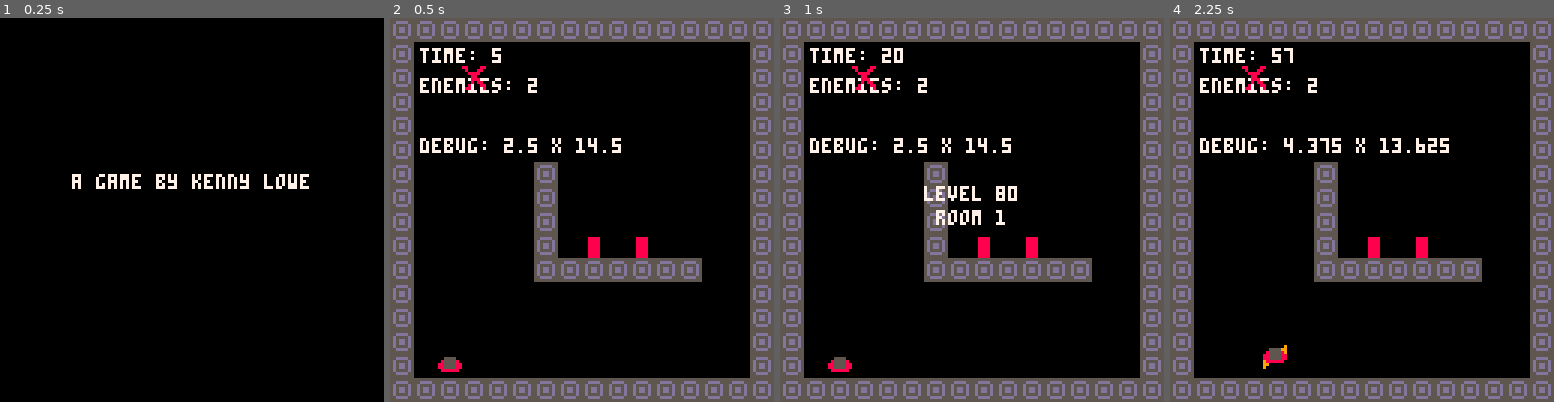
Above: before the commit, frames 1-4 (left to right).
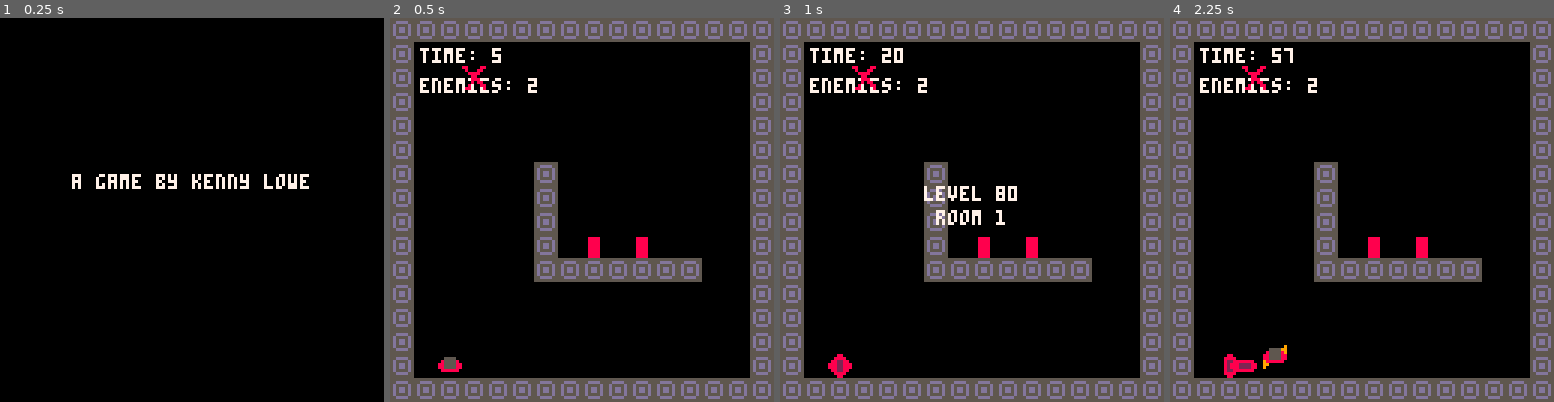
Above: after the commit, the same moments.

Repository: RachelKLowe/dgen
Game: PICO-8 cartridge dgen.p8
Two runs of this game, one before a commit and one after it. Both use one fixed random seed, a clock stepped at 60 frames per second and the inputs below.
Inputs:
- Up to frame 1 (0.25 s): no input
- Up to frame 2 (0.5 s): tap X (X key) at 0.33 s
- Up to frame 3 (1 s): tap O (Z key) at 0.7 s
- Up to frame 4 (2.25 s): tap X (X key) at 1.07, 1.85 s; hold Right 1.6-2.1 s; tap O (Z key) at 1.7, 2.1 s; hold Up from 2.15 s (still down)

Frame 1 is identical in both runs. In frame 2, 0.7% of the frame differs, in the area x 7-61%, y 31-36%; in frame 3, 0.9%; in frame 4, 1.3%, in the area x 7-73%, y 31-94%.

Commit message:
More work on bullet - per actor bullet pools established, updating and drawing bullets, just not moving them

Diff:
--- a/dgen.p8
+++ b/dgen.p8
@@ -48,6 +48,7 @@
  exit_flag=7
  player_spr=34
  enemy_spr=33
+ bullet_spr=23
 
  spr_layout=get_spr_layout()
 end
@@ -102,7 +103,6 @@
 function update_play()
  update_player(player)
  foreach(enemy,update_enemy)
- foreach(laser,update_laser)
 end
 
 function draw_play()
@@ -118,7 +118,6 @@
  --actors
  draw_player(player)
  foreach(enemy,draw_enemy)
- foreach(laser,draw_laser)
  --level text fade in
  if (t>10 and t<50) then
   print("level "..(flr(l/2)+80),48,56,7)
@@ -200,7 +199,6 @@
 
 function load_lvl()
  enemy={}
- laser={}
  player={}
  t=0
  s="play"
@@ -230,6 +228,7 @@
  p.moving=false
  p.anim_frame=0
  p.max_frame=3
+ spawn_bullet(4,p)
  clear_cel(x,y)
  player=p
 end
@@ -306,7 +305,6 @@
  --collisioncheck
  next_tile=mget((l*16+(p.colx/8)),
                 (flr(l/16)+(p.coly/8)))
- debug=l*16+(p.colx/8).." x "..(l*16+(p.coly/8))
  if is_solid(next_tile) then
   p.moving=false
  elseif is_exit(next_tile) then
@@ -329,35 +327,71 @@
  p.sprite=p.sprite_start
  p.sprite=p.sprite+(spr_layout[p.facing].row*16)
  p.sprite=p.sprite+p.anim_frame
+ --update bullets
+ if (btn(4)) do
+  fire(p.bullet,p.x,p.y,p.facing)
+ end
+ foreach(p.bullet,update_bullet)
 end
 
 function draw_player(p)
  spr(p.sprite, p.x, p.y, 1, 1,
      spr_layout[p.facing].fx,
      spr_layout[p.facing].fy)
-end
-
---laser functions
-
-function spawn_laser(num)
- for i=0,num do
-  local l={}
-  l.x=0
-  l.y=0
-  l.facing="n"
-  l.sprite=laser_spr
-  l.speed=5
-  add(laser,l)
- end
-end
-
-
-function update_laser(l)
-end
-
-function draw_laser(l)
- spr(l.sprite,l.x,l.y,1,1,
-     false,false)
+ foreach(p.bullet,draw_bullet)
+end
+
+--bullet functions
+
+function spawn_bullet(num,parent)
+ parent.bullet={}
+ for i=0,num-1 do
+  local b={}
+  b.x=0
+  b.y=0
+  b.active=false
+  b.d="n"
+  b.sprite_start=bullet_spr
+  b.sprite=b.sprite_start
+  b.speed=5
+  add(parent.bullet,b)
+ end
+end
+
+
+function update_bullet(b)
+ if (b.active!=false) do
+ end
+end
+
+function draw_bullet(b)
+ if (b.active!=false) do
+  spr(b.sprite,b.x,b.y,1,1,
+      spr_layout[b.facing].fx,
+      spr_layout[b.facing].fy)
+ end
+end
+
+function fire(bullet,x,y,f)
+ b=get_first_inactive(bullet)
+ if (b!=nil) then
+  b.active=true
+  b.x=x
+  b.y=y
+  b.facing=f
+  b.sprite=b.sprite_start+(spr_layout[b.facing].row*16)
+ end
+end
+
+function get_first_inactive(l)
+ for i=0,#l do
+  if (l[i]!=nil) do
+   if (l[i].active==false) do
+    return l[i]
+   end
+  end
+ end
+ return nil
 end
 
 --enemy functions
Not shown, changed: 20 lines of the sprite sheet (__gfx__) section of dgen.p8
